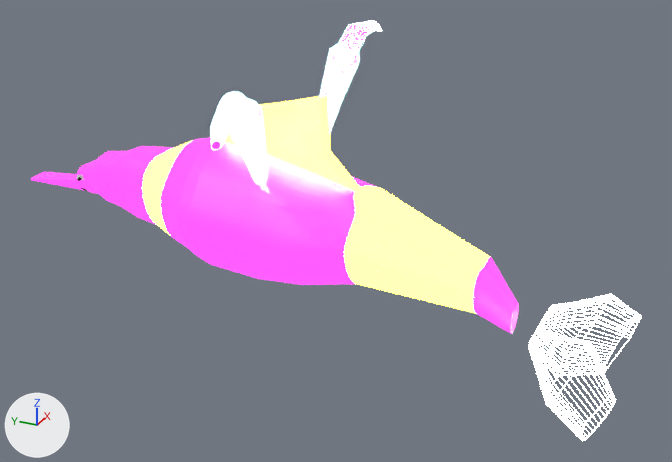
Before and after pictures for a commit that changed the FBX model Assets/Art/Models/Enemies/Dolphin.fbx.
Rendered twice from a 50 mm camera at (-2.002, -1.009, 1.003) aimed at (0.016, -0.101, -0.005). The axes (+X, +Y, +Z) are drawn at lower left. The lights are the same throughout. The older version comes first. Where no turn or scale is listed for an object, it has been applied to the vertices.

The first picture shows 'Dolphin', 'Tail', 'Wing 1', 'Wing 2'.
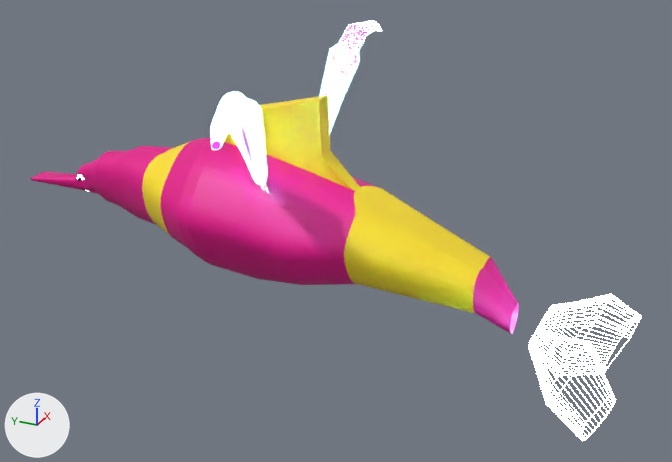
Location of each change, [x1, y1, x2, y2] in pixels of the pictures (672 x 462 px):
'Dolphin', recoloured, surface changed (darker): [31, 95, 519, 334] in both

The edits, one by one:
In material 'PurpleLightLightning' (mat_purplelightlightning), emission_color is no longer (0.292, 0.0242, 0.292), purple #932b93.
In material 'PurpleLightLightning' (mat_purplelightlightning), emission_strength is no longer 4.1.
In material 'LinesMapYellow' (mat_linesmapyellow), emission_color is no longer (1.0, 0.745, 0.0194), yellow #ffe026.
In material 'LinesMapYellow' (mat_linesmapyellow), emission_strength is no longer 25.0.
